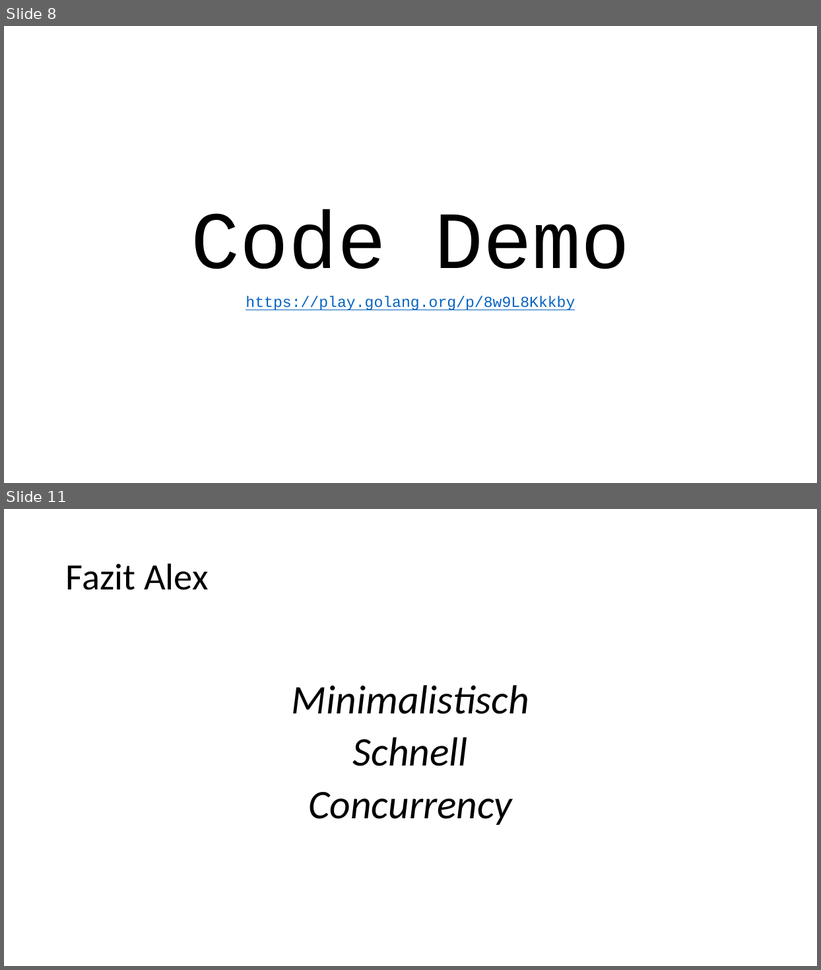
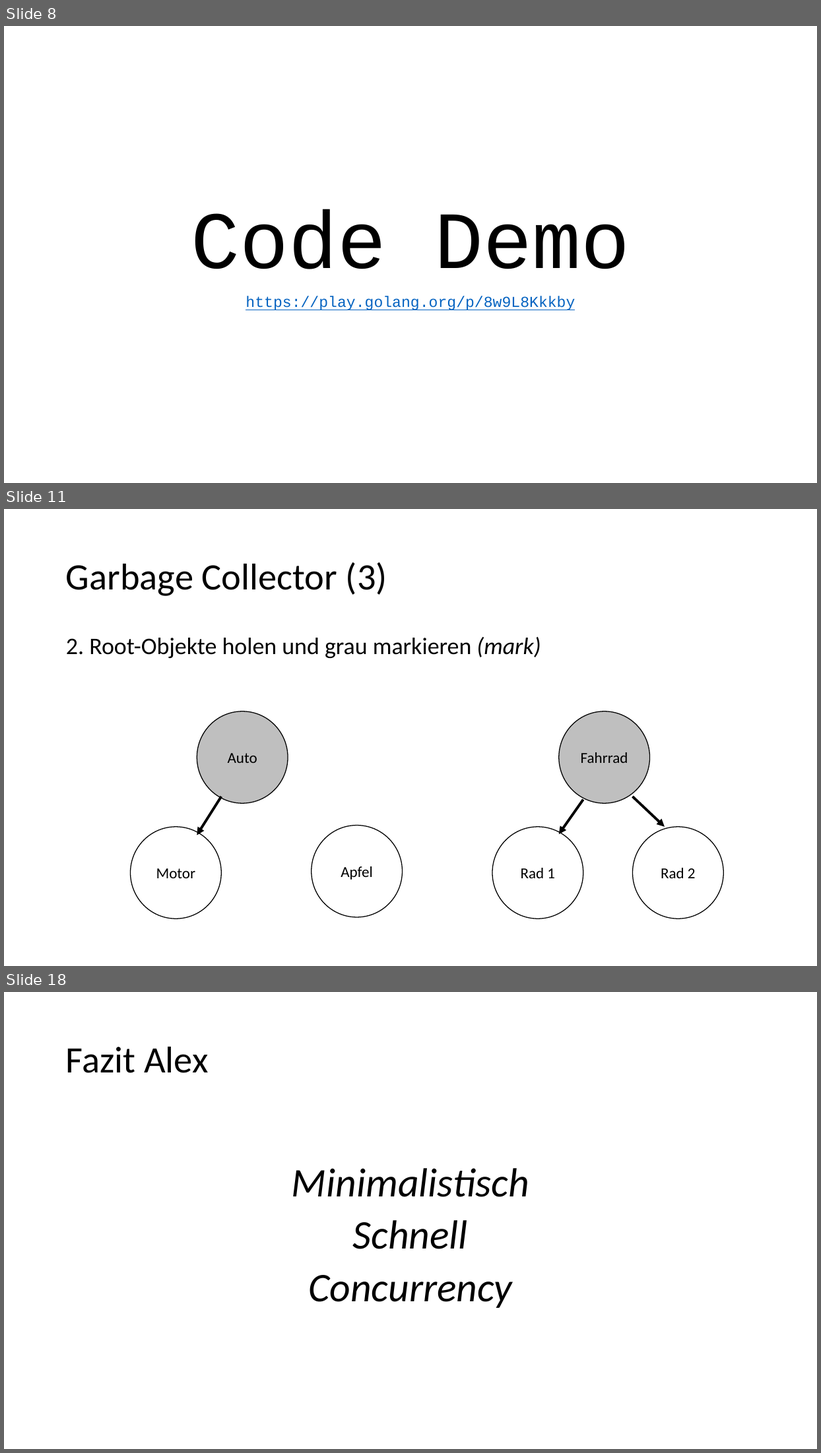
Before and after one commit to alexsuter/golang-experience, a slide deck: presi/presi.pptx. Shown one above the other, each under a label of ours: slides 8 and 11 before the commit, slides 8, 11 and 18 after it; the slides between them are not shown. The pictures are 821x970 and 821x1453 pixels, drawn with LibreOffice and Linux fonts; fonts in the diff are those of the drawing. Boxes give left, top, right and bottom in pixels: in the first picture for what was removed or moved away, otherwise in the second. Text is boxed around its words. In the diff, an @@ line names an element or a change of style, - is before the commit and + after.

```diff
--- a/presi/presi.pptx
+++ b/presi/presi.pptx
@@ slide 11 added at (4,509,817,966), background #FFFFFF @@
@@ title added at (66,562,387,596), 44 pt, text #000000 @@
+Garbage Collector (3)
@@ text added at (66,637,541,658), 28 pt, text #000000 @@
+2. Root-Objekte holen und grau markieren (mark)
@@ ellipse added at (197,712,288,803), fill #BFBFBF, outline #000000 1 pt, 18 pt, text #000000 @@
+Auto
@@ ellipse added at (559,712,650,803), fill #BFBFBF, outline #000000 1 pt, 18 pt, text #000000 @@
+Fahrrad
@@ arrow added from (221, 797) to (197, 835), #000000 3 pt @@
@@ arrow added from (583, 800) to (559, 835), #000000 3 pt @@
@@ arrow added from (633, 797) to (665, 827), #000000 3 pt @@
@@ ellipse added at (130,827,221,919), fill #FFFFFF, outline #000000 1 pt, 18 pt, text #000000 @@
+Motor
@@ ellipse added at (312,826,403,918), fill #FFFFFF, outline #000000 1 pt, 18 pt, text #000000 @@
+Apfel
@@ ellipse added at (492,827,583,919), fill #FFFFFF, outline #000000 1 pt, 18 pt, text #000000 @@
+Rad 1
@@ ellipse added at (633,827,724,919), fill #FFFFFF, outline #000000 1 pt, 18 pt, text #000000 @@
+Rad 2
@@ what was slide 11 is now slide 18 @@
```
Also in this commit, not shown: 6 slides changed, 6 other slides added.
